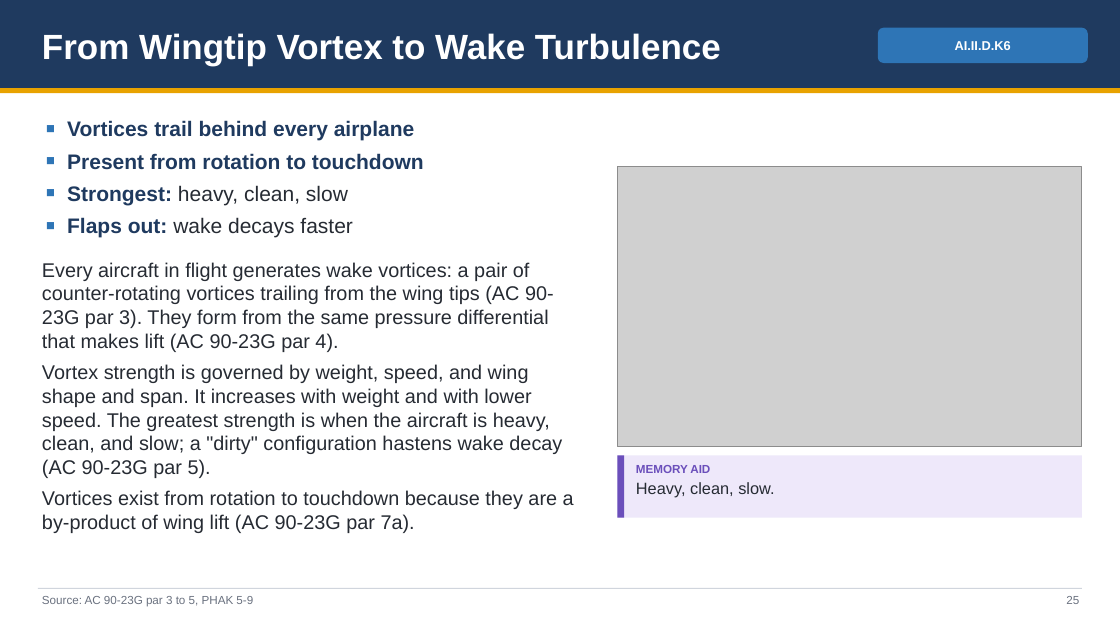
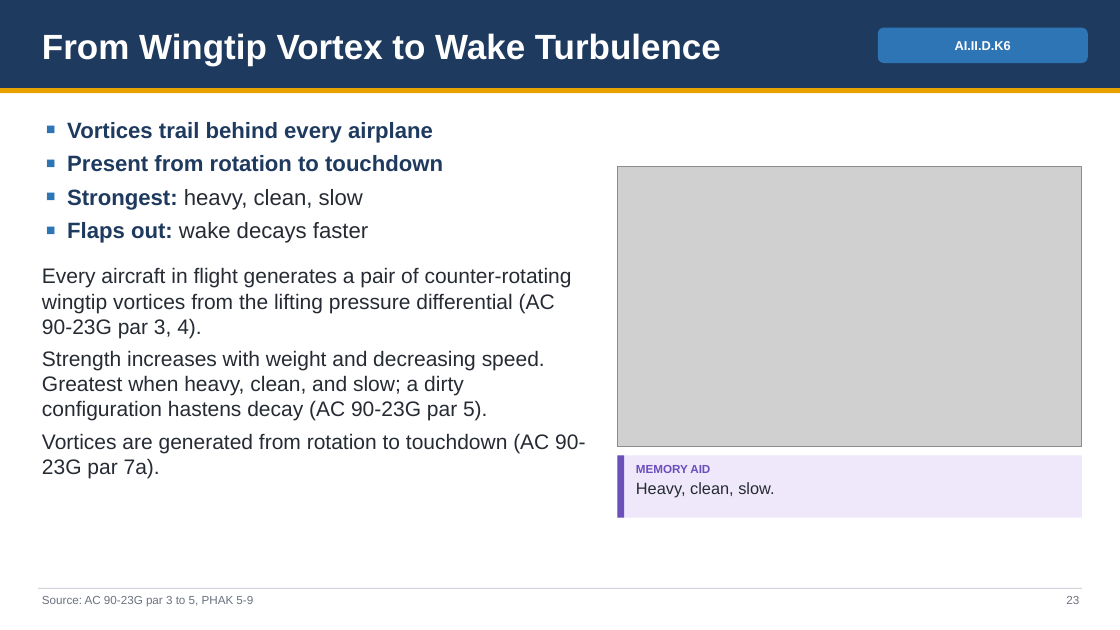
Before and after one commit to greenleeezekial1-glitch/Claude, a slide deck: slide 23 of Area II - Technical Subject Areas/II.D Principles of Flight - Slides.pptx (slide 25 before the commit). Drawn at 1120x630 pixels with LibreOffice and Linux fonts; fonts in the diff are those of the drawing; grey boxes stand for pictures. Boxes give left, top, right and bottom in pixels: in the first picture for what was removed or moved away, otherwise in the second. Text is boxed around its words. In the diff, an @@ line names an element or a change of style, - is before the commit and + after.

```diff
--- a/Area II - Technical Subject Areas/II.D Principles of Flight - Slides.pptx
+++ b/Area II - Technical Subject Areas/II.D Principles of Flight - Slides.pptx
@@ text at box(67, 122, 443, 243): size 18 to 19 pt in "Vortices trail behind every airplane", "Present from rotation to touchdown", "Strongest: heavy, clean, slow", "Flaps out: wake decays faster" @@
@@ text at box(42, 267, 585, 478): text changed; size 17 to 18 pt @@
-Every aircraft in flight generates wake vortices: a pair of counter-rotating vortices trailing from the wing tips (AC 90-23G par 3). They form from the same pressure differential that makes lift (AC 90-23G par 4).
-Vortex strength is governed by weight, speed, and wing shape and span. It increases with weight and with lower speed. The greatest strength is when the aircraft is heavy, clean, and slow; a "dirty" configuration hastens wake decay (AC 90-23G par 5).
-Vortices exist from rotation to touchdown because they are a by-product of wing lift (AC 90-23G par 7a).
+Every aircraft in flight generates a pair of counter-rotating wingtip vortices from the lifting pressure differential (AC 90-23G par 3, 4).
+Strength increases with weight and decreasing speed. Greatest when heavy, clean, and slow; a dirty configuration hastens decay (AC 90-23G par 5).
+Vortices are generated from rotation to touchdown (AC 90-23G par 7a).
```
Also in this commit, not shown: 47 other slides changed, 7 slides removed, 7 other files.
